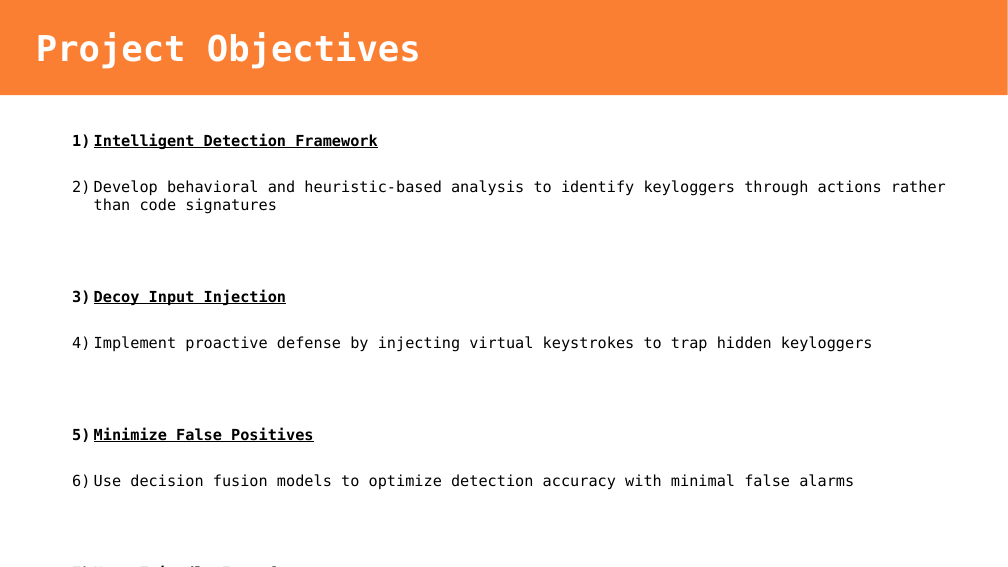
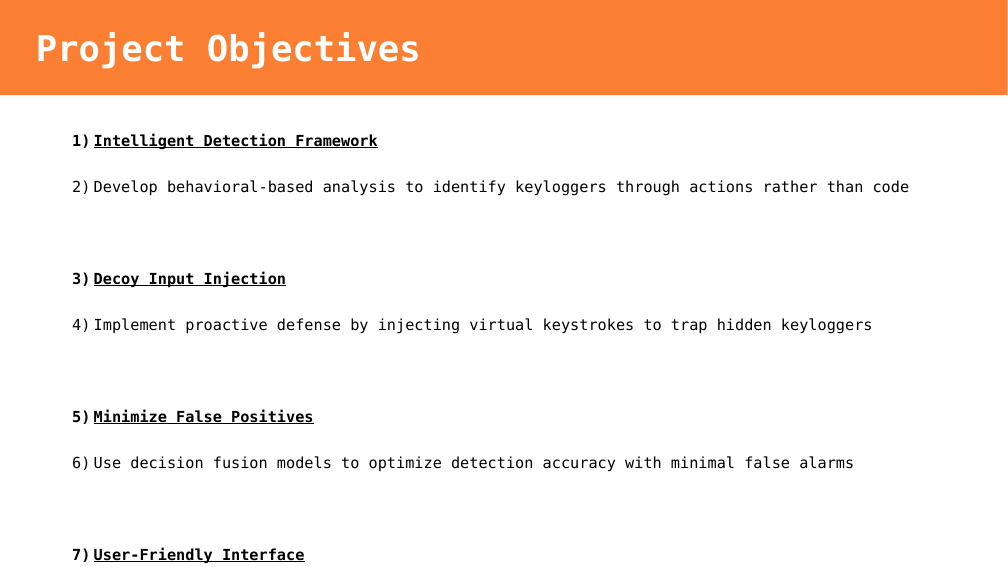
Before and after one commit to bit-web24/keylogger-detection-system, a slide deck: slide 4 of docs/presentation.odp. Drawn at 1008x567 pixels with LibreOffice and Linux fonts; fonts in the diff are those of the drawing. Boxes give left, top, right and bottom in pixels: in the first picture for what was removed or moved away, otherwise in the second. Text is boxed around its words. In the diff, an @@ line names an element or a change of style, - is before the commit and + after.

Commit message:
update presentation

```diff
--- a/docs/presentation.odp
+++ b/docs/presentation.odp
@@ text at bbox=[94, 180, 910, 196]: text changed @@
-2) Develop behavioral and heuristic-based analysis to identify keyloggers through actions rather than code signatures
+2) Develop behavioral-based analysis to identify keyloggers through actions rather than code
```
Also in this commit, not shown: 1 other file.
